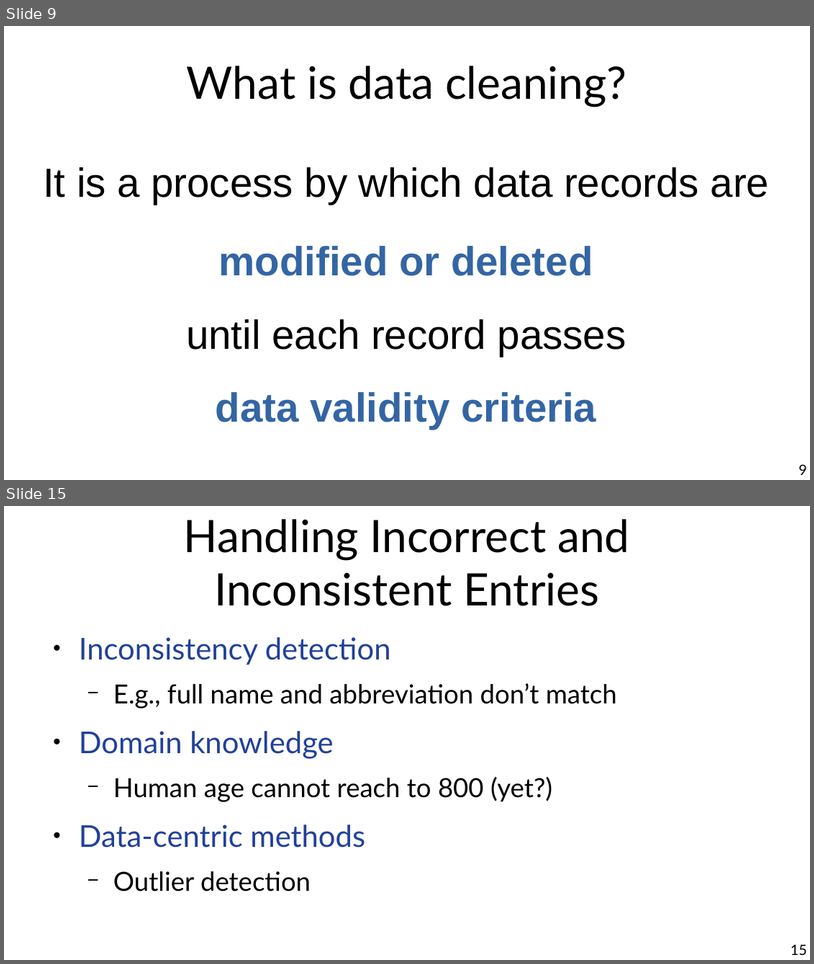
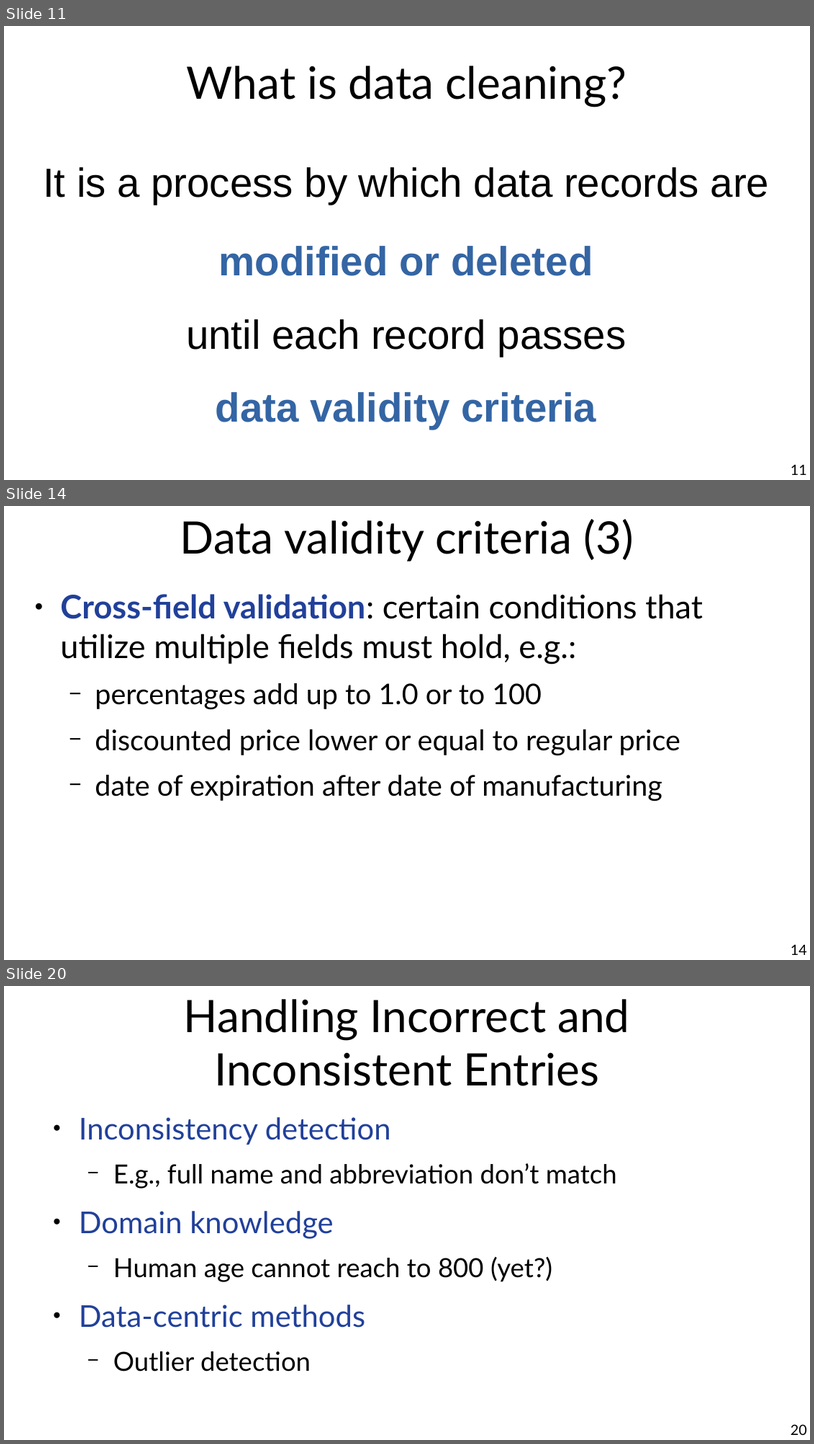
Before and after one commit to chatox/data-mining-course, a slide deck: theory/tt04_integration_cleaning.odp. Shown one above the other, each under a label of ours: slides 9 and 15 before the commit, slides 11, 14 and 20 after it; the slides between them are not shown. The pictures are 814x964 and 814x1444 pixels, drawn with LibreOffice and Linux fonts; fonts in the diff are those of the drawing. Boxes give left, top, right and bottom in pixels: in the first picture for what was removed or moved away, otherwise in the second. Text is boxed around its words. In the diff, an @@ line names an element or a change of style, - is before the commit and + after.

```diff
--- a/theory/tt04_integration_cleaning.odp
+++ b/theory/tt04_integration_cleaning.odp
@@ slide 14 added at (4,506,810,960), background #FFFFFF @@
@@ title added at (180,519,633,561), 44 pt, text #000000 @@
+Data validity criteria (3)
@@ text added at (60,594,703,801), 28 pt, text #000000 @@
+● Cross-field validation: certain conditions that utilize multiple fields must hold, e.g.:
+  − percentages add up to 1.0 or to 100
+  − discounted price lower or equal to regular price
+  − date of expiration after date of manufacturing
@@ page number added at (791,944,808,955), 14 pt, text #000000 @@
+14
@@ what was slide 9 is now slide 11 @@
@@ page number at (791,464,808,475): text changed @@
-9
+11
@@ what was slide 15 is now slide 20 @@
@@ page number at (791,1424,808,1435): text changed @@
-15
+20
```
Also in this commit, not shown: 5 slides changed, 4 other slides added, 1 slide removed, 7 other files.
